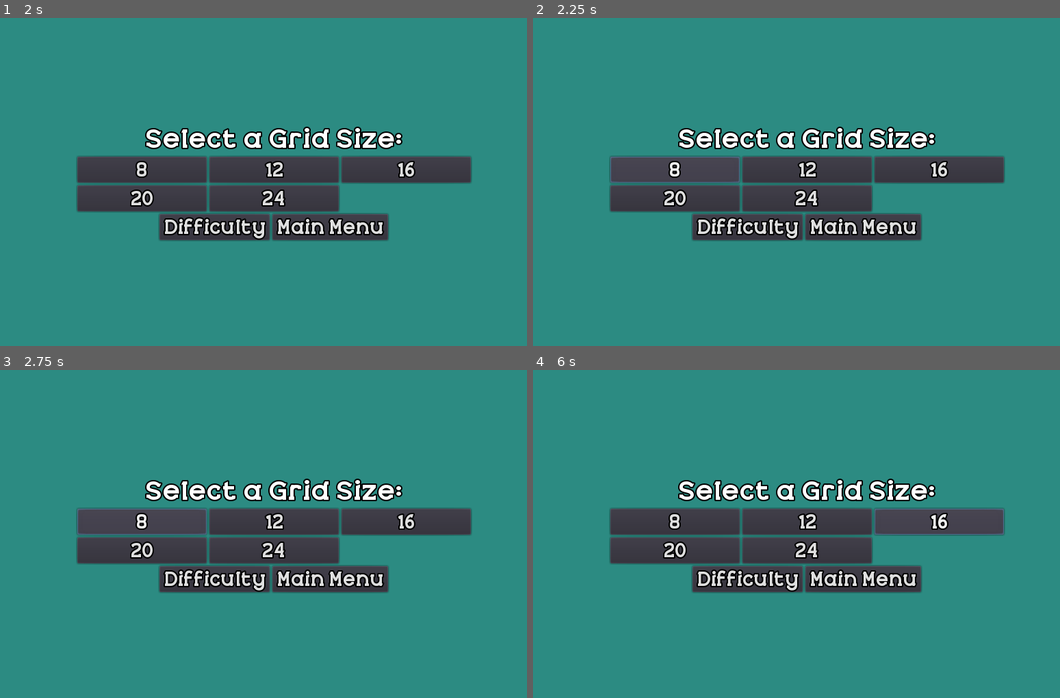
Above: before the commit, frames 1-4 (two rows, left to right).
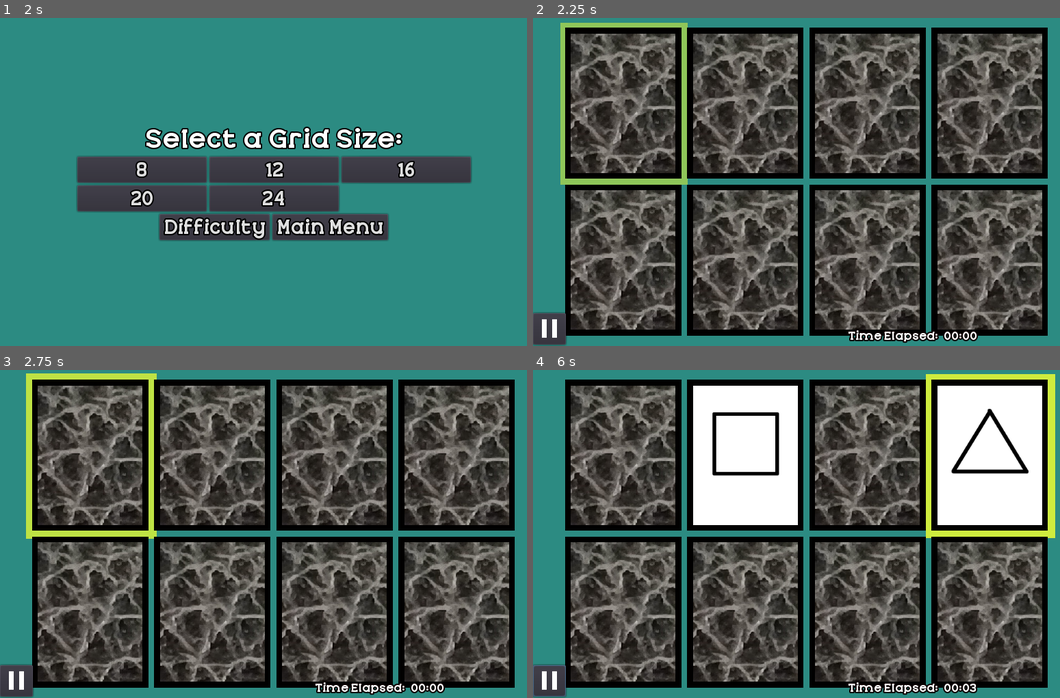
Above: after the commit, the same moments.

Repository: KapFlagon/Memory-Fun
Game: Godot game, scene res://src/screens/StartScreen.tscn
Two runs of this game, one before a commit and one after it. Both use one fixed random seed, a clock stepped at 60 frames per second and the inputs below.
Inputs (mouse positions are in pixels of both pictures, inside the frame that each line leads up to):
- Up to frame 1 (2 s): click "Start Game" at 0.5 s; click "Easy" at 1.25 s
- Up to frame 2 (2.25 s): click "8" at 2 s
- Up to frame 3 (2.75 s): no input
- Up to frame 4 (6 s): tap Enter (ui_accept) at 2.75, 3.02 s; move the mouse to (928, 517) at 2.77 s; hold Right (ui_right) 2.78-3.5 s; click (548, 681) at 3.52 s; click (807, 520) at 4.25 s, where only the run after the commit has a clickable "Resume"; click (807, 520) at 5 s, where only the run before the commit has a clickable "12"; click (938, 520) at 5.75 s, where only the run before the commit has a clickable "16"

Frame 1 is identical in both runs. In frame 2, 83% of the frame differs, in the area x 0-98%, y 1-100%; in frame 3, 83%; in frame 4, 83%, in the area x 0-100%, y 1-100%.

Commit message:
Minor display changes to the pause button.

Diff:
--- a/src/entities/game_objects/GridManager.gd
+++ b/src/entities/game_objects/GridManager.gd
@@ -52,7 +52,7 @@
 
 func create_card(card_params_array):
 	var new_card = CardPreLoad.instance()
-	new_card.init_card(card_params_array[0], card_params_array[1])
+	new_card.init_card(card_params_array[0], card_params_array[1], PlayerData.get_card_back())
 	new_card.set_scale(Vector2(item_scale,item_scale))
 	return new_card
 
--- a/src/entities/ui/PauseButton.tscn
+++ b/src/entities/ui/PauseButton.tscn
@@ -1,6 +1,6 @@
 [gd_scene load_steps=4 format=2]
 
-[ext_resource path="res://assets/images/Pause.png" type="Texture" id=1]
+[ext_resource path="res://assets/images/ui/Pause.png" type="Texture" id=1]
 [ext_resource path="res://src/themes/Theme_01_small.tres" type="Theme" id=2]
 [ext_resource path="res://src/entities/ui/PauseButton.gd" type="Script" id=3]
 
